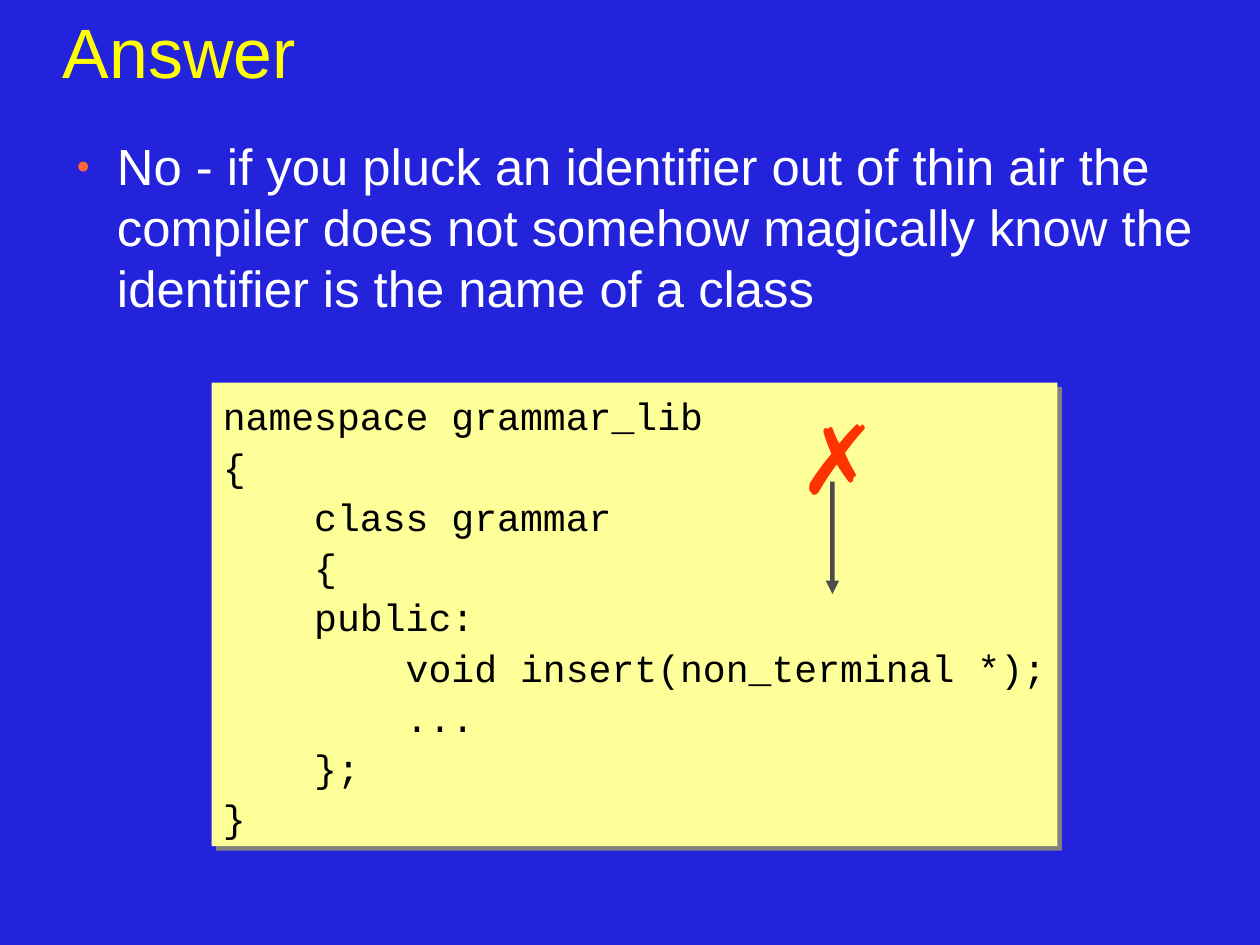
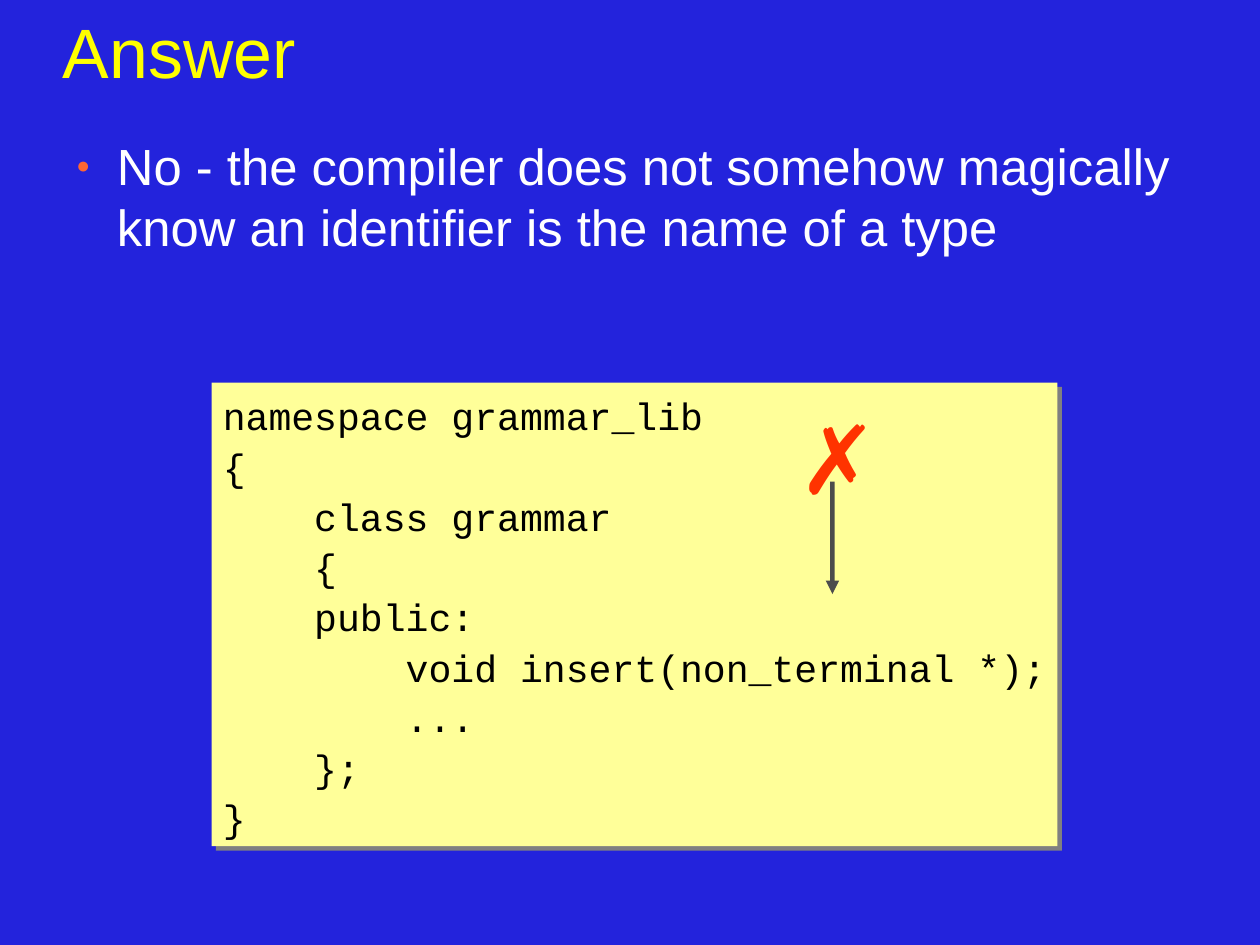
Before and after one commit to JonJagger/two-day-courses, a slide deck: slide 13 of cppf/06_Program_Organization_and_Dependency_Management.odp (slide 14 before the commit). Drawn at 1260x945 pixels with LibreOffice and Linux fonts; fonts in the diff are those of the drawing. Boxes give left, top, right and bottom in pixels: in the first picture for what was removed or moved away, otherwise in the second. Text is boxed around its words. In the diff, an @@ line names an element or a change of style, - is before the commit and + after.

```diff
--- a/cppf/06_Program_Organization_and_Dependency_Management.odp
+++ b/cppf/06_Program_Organization_and_Dependency_Management.odp
@@ text at [117,148,1170,257]: text changed @@
-● No - if you pluck an identifier out of thin air the compiler does not somehow magically know the identifier is the name of a class
+● No - the compiler does not somehow magically know an identifier is the name of a type
```
Also in this commit, not shown: 12 other slides changed, 6 slides added, 4 slides removed.
